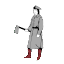
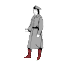
Layer changes from the first 64×64 image to the second:
painted on "Wklejona warstwa" over [left=14, top=25, right=25, bottom=34]
